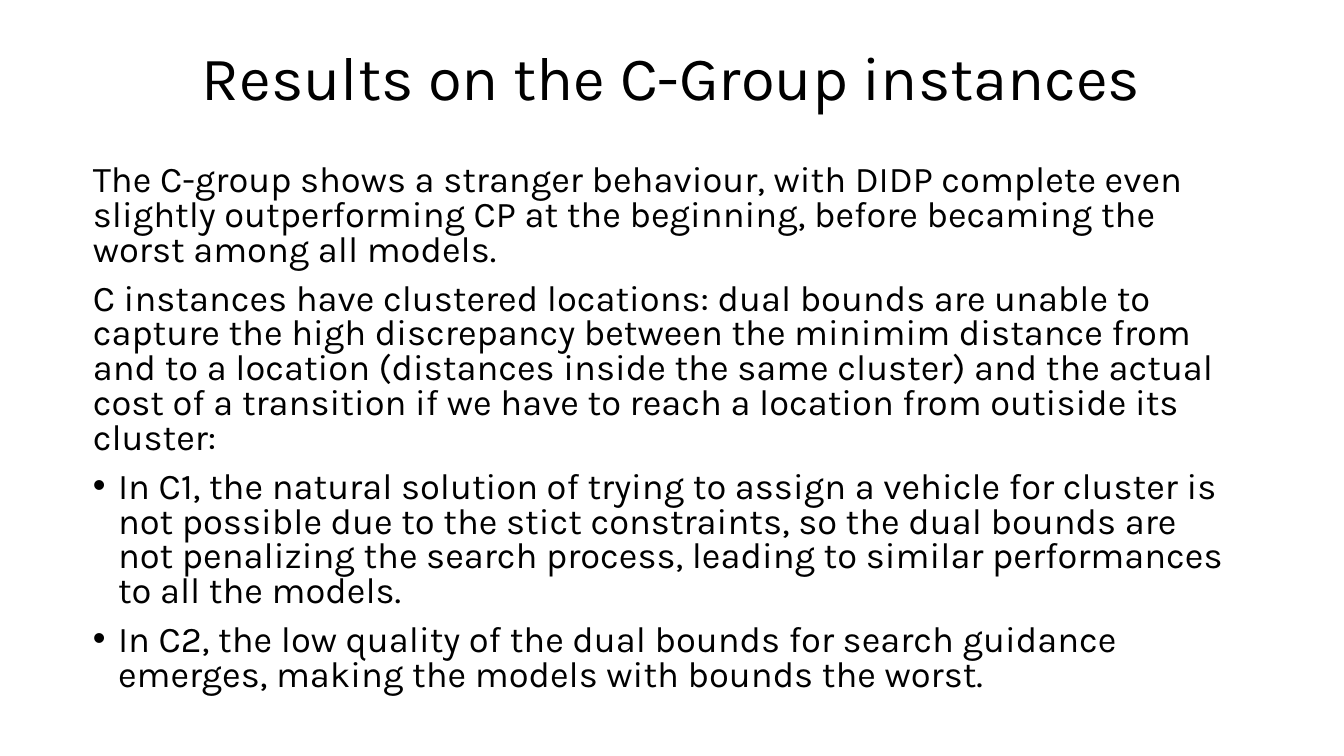
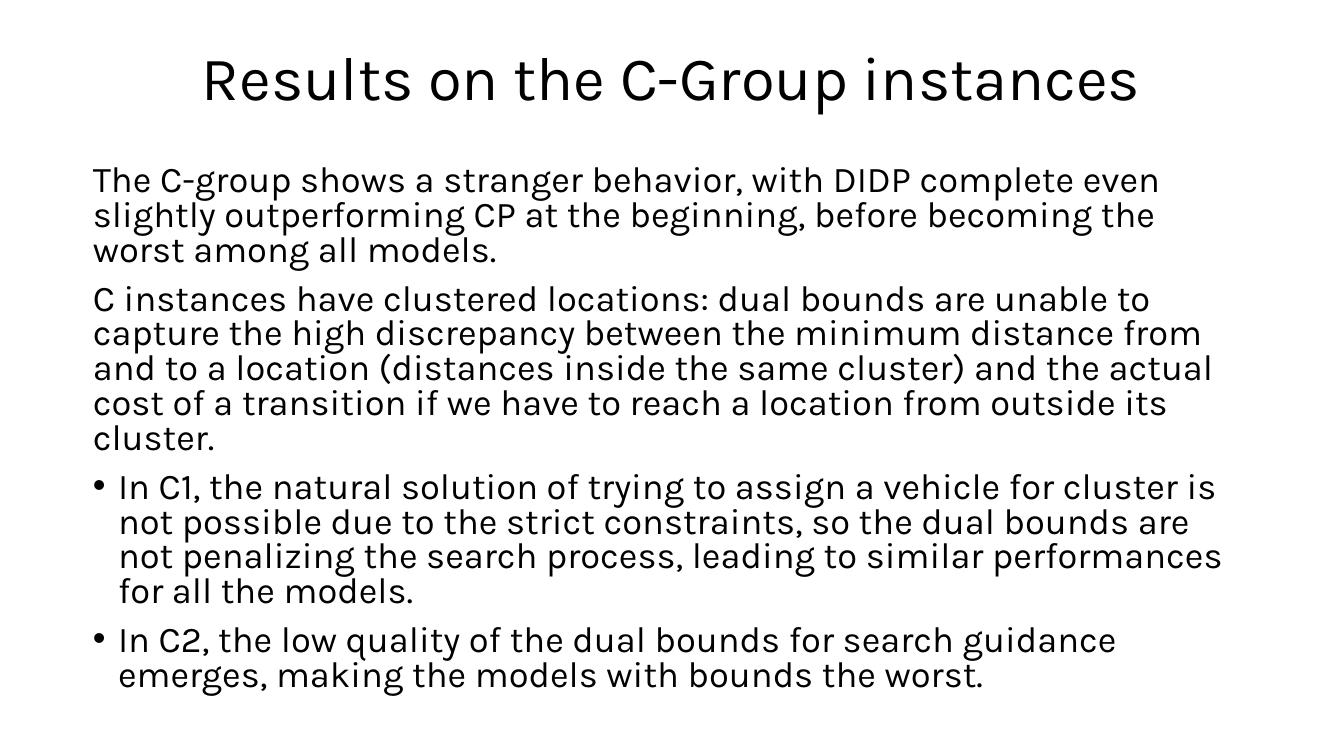
Before and after one commit to FabioGiordana/DIDP-On-Routing-Problems, a slide deck: slide 12 of cvrptw/CVRP-TW.pptx. Drawn at 1344x756 pixels with LibreOffice and Linux fonts; fonts in the diff are those of the drawing. Boxes give left, top, right and bottom in pixels: in the first picture for what was removed or moved away, otherwise in the second. Text is boxed around its words. In the diff, an @@ line names an element or a change of style, - is before the commit and + after.

Commit message:
small fixes to presentations

```diff
--- a/cvrptw/CVRP-TW.pptx
+++ b/cvrptw/CVRP-TW.pptx
@@ text at [93, 167, 1222, 604]: text changed @@
-The C-group shows a stranger behaviour, with DIDP complete even slightly outperforming CP at the beginning, before becaming the worst among all models.
-C instances have clustered locations: dual bounds are unable to capture the high discrepancy between the minimim distance from and to a location (distances inside the same cluster) and the actual cost of a transition if we have to reach a location from outiside its cluster:
-• In C1, the natural solution of trying to assign a vehicle for cluster is not possible due to the stict constraints, so the dual bounds are not penalizing the search process, leading to similar performances to all the models.
+The C-group shows a stranger behavior, with DIDP complete even slightly outperforming CP at the beginning, before becoming the worst among all models.
+C instances have clustered locations: dual bounds are unable to capture the high discrepancy between the minimum distance from and to a location (distances inside the same cluster) and the actual cost of a transition if we have to reach a location from outside its cluster.
+• In C1, the natural solution of trying to assign a vehicle for cluster is not possible due to the strict constraints, so the dual bounds are not penalizing the search process, leading to similar performances for all the models.
```
Also in this commit, not shown: 6 other slides changed, 1 other file.
